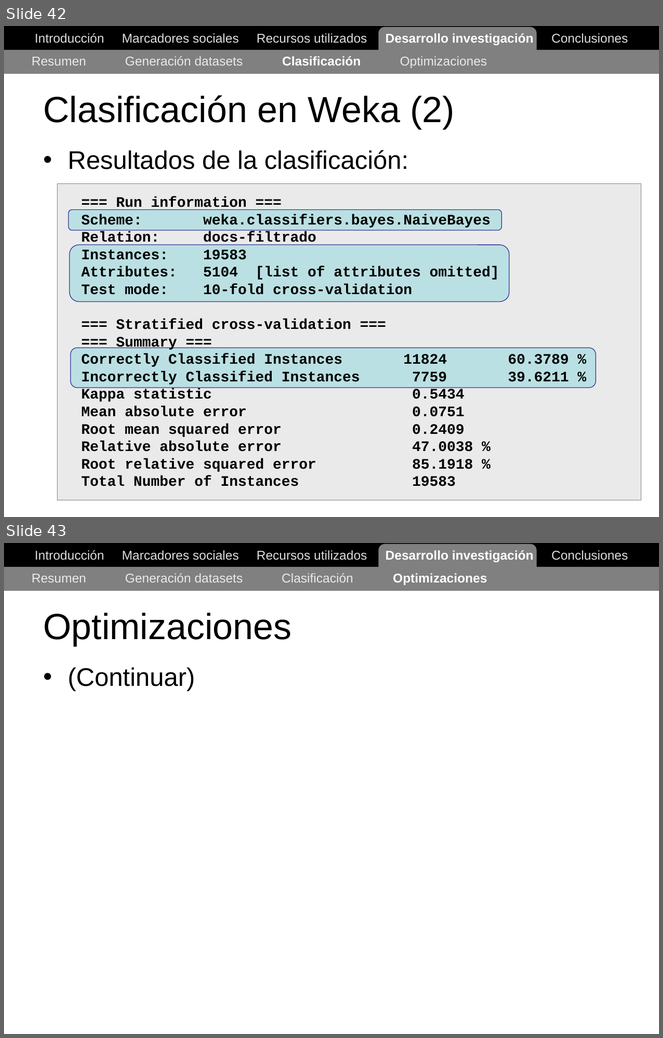
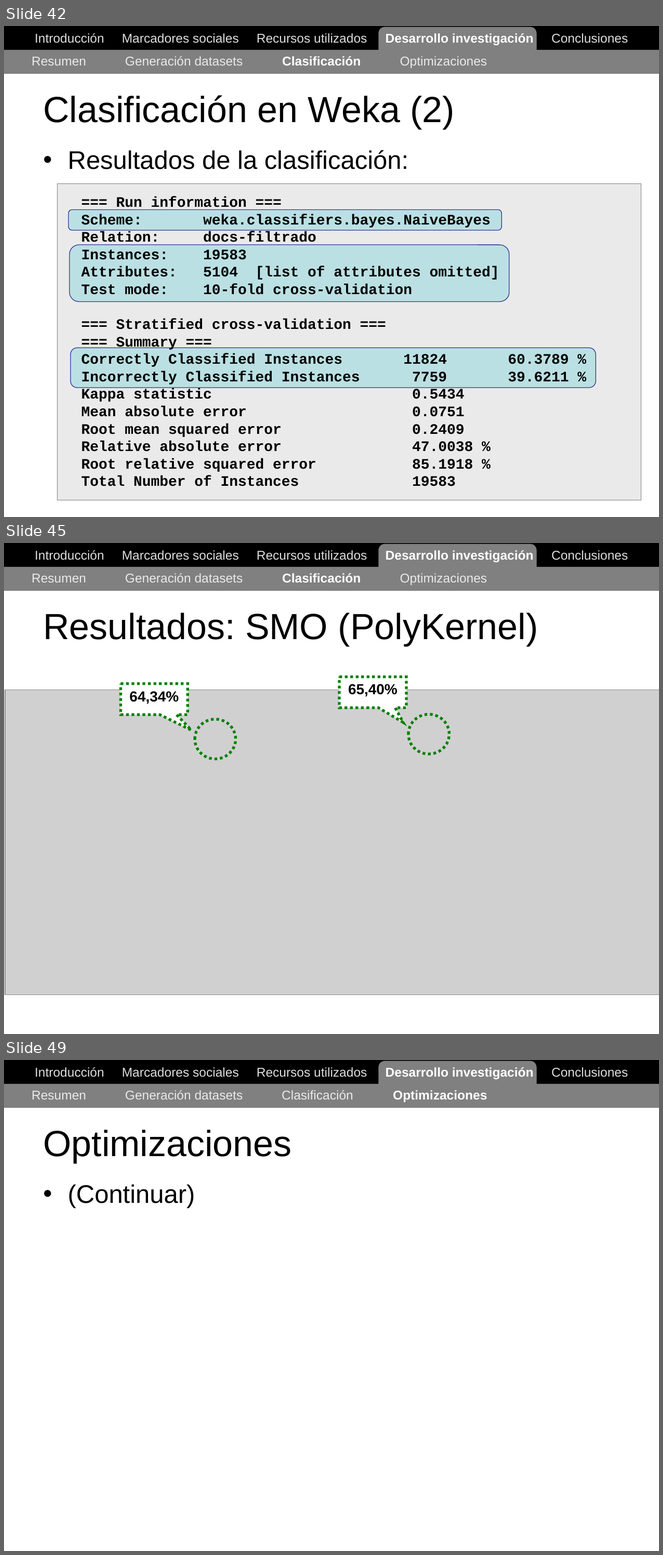
Before and after one commit to ak907kenai/nicotournetesis, a slide deck: docs_trunk/Nicolás Tourné - Presentación Tesis (v1).ppt. Shown one above the other, each under a label of ours: slides 42 and 43 before the commit, slides 42, 45 and 49 after it; the slides between them are not shown. The pictures are 663x1038 and 663x1555 pixels, drawn with LibreOffice and Linux fonts; fonts in the diff are those of the drawing; grey boxes stand for pictures. Boxes give left, top, right and bottom in pixels: in the first picture for what was removed or moved away, otherwise in the second. Text is boxed around its words. In the diff, an @@ line names an element or a change of style, - is before the commit and + after.

```diff
--- a/docs_trunk/Nicolás Tourné - Presentación Tesis (v1).ppt
+++ b/docs_trunk/Nicolás Tourné - Presentación Tesis (v1).ppt
@@ slide 45 added at [4,543,659,1034], background #FFFFFF @@
@@ rectangle added at [4,543,659,566], fill #000000, outline #000000 0.74 pt @@
@@ text added at [35,550,628,562], 14 pt, text #DDDDDD @@
+Introducción Marcadores sociales Recursos utilizados Desarrollo investigación Conclusiones
@@ rounded rectangle added at [379,544,536,583], fill #808080 @@
@@ rectangle added at [4,566,659,590], fill #808080 @@
@@ text added at [32,573,488,585], 14 pt, text #EAEAEA @@
+Resumen Generación datasets Clasificación Optimizaciones
@@ title added at [43,613,539,646], 40 pt, text #000000 @@
+Resultados: SMO (PolyKernel)
@@ group added at [120,677,449,759]: 2 ellipses, 2 speech boxes @@
+64,34%
+65,40%
@@ picture added at [6,690,659,995] @@
@@ what was slide 43 is now slide 49 @@
```
Also in this commit, not shown: 5 other slides added, 1 other file.
